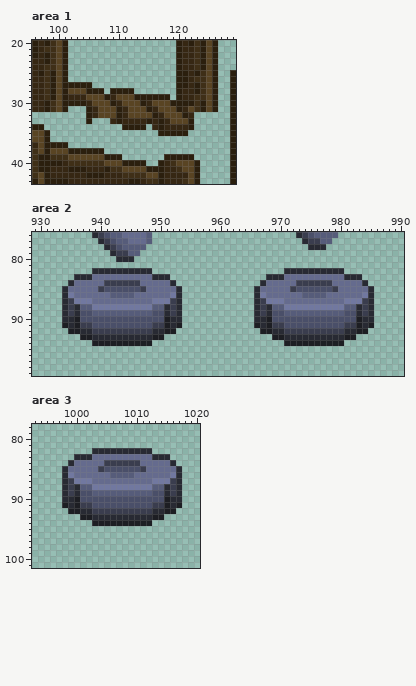
One commit to this pixel-art file: levels/tilesets/blazin_tileset.aseprite. The picture above was drawn from the file before the commit.
1024x512 pixels, 1 frame. Colours within 5 levels of each other are drawn and written as one. Shown: area 1: x 96..129, y 20..43; area 2: x 929..990, y 76..99; area 3: x 993..1020, y 78..101. The commit also changed other parts of the picture, which this record leaves out.
The same view after the edit:
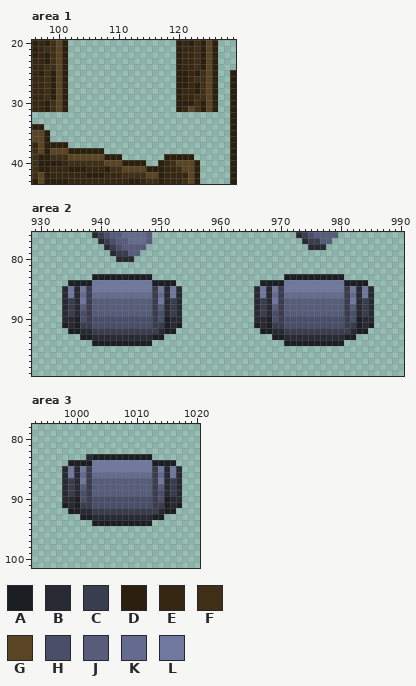
Palette (. is transparent): A #1d1e23  B #282a33  C #3a3d4e  D #2b1f0e  E #362713  F #3f2f17  G #594423  H #4a4f69  J #565c7a  K #656b8e  L #7178a0
Changes in this commit:
--- area 1
@@ x 96..129 @@
 26 EEFDGD..................DDEFFGD..D
-27 EEFDGDDDDD..............DDEDFGD..D
-28 EEFDGDGGGDDD.DDDD.......DEEDFGD..D
-29 EEFDGDEEEGGGDEGGGDDDDDD.DEEFFGD..D
-30 EEDFGDDDDEGGGDEGGGDEGGGDDDDFDGD..D
-31 EEDFGD...DEGGGDEGGGDEGGGDEGFDGD..D
-32 .........DEGGGDEGGGGDEGGGDE......D
-33 .........D...EDEEEEDEDEGGGD......D
-34 DD.............DDDD.EDEEEED......D
-35 GGD..................DDDDD.......D
+27 EEFDGD..................DDEDFGD..D
+28 EEFDGD..................DEEDFGD..D
+29 EEFDGD..................DEEFFGD..D
+30 EEDFGD..................DDDFDGD..D
+31 EEDFGD..................DEGFDGD..D
+32 .................................D
+33 .................................D
+34 DD...............................D
+35 GGD..............................D
 36 GGD..............................D
--- area 2
@@ x 929..990 @@
  81 ..............................................................
- 82 ..........BBBBBBBBBB......................BBBBBBBBBB..........
- 83 .......BBBKKKKKKKKKKBBB................BBBKKKKKKKKKKBBB.......
- 84 ......BKKKKKCCCCCCKKKKKB..............BKKKKKCCCCCCKKKKKB......
- 85 .....BKKKKKCHHHHHHCKKKKKB............BKKKKKCHHHHHHCKKKKKB.....
- 86 .....BLKKKKKKJJJJKKKKKKLB............BLKKKKKKJJJJKKKKKKLB.....
- 87 .....BCLLLKKKKKKKKKKLLLCB............BCLLLKKKKKKKKKKLLLCB.....
- 88 .....BCBJJLLLLLLLLLLJJBCB............BCBJJLLLLLLLLLLJJBCB.....
- 89 .....BCBHHJJJJJJJJJJHHBCB............BCBHHJJJJJJJJJJHHBCB.....
- 90 .....BBAHHHHHHHHHHHHHHABB............BBAHHHHHHHHHHHHHHABB.....
+ 82 ..............................................................
+ 83 ..........AAAAAAAAAA......................AAAAAAAAAA..........
+ 84 ......AAAALLLLLLLLLLAAAA..............AAAALLLLLLLLLLAAAA......
+ 85 .....BLBLCLLLLLLLLLLCLBLB............BLBLCLLLLLLLLLLCLBLB.....
+ 86 .....BLBKCKKKKKKKKKKCKBLB............BLBKCKKKKKKKKKKCKBLB.....
+ 87 .....BCBLCJJJJJJJJJJCLBCB............BCBLCJJJJJJJJJJCLBCB.....
+ 88 .....BCBJCJJJJJJJJJJCJBCB............BCBJCJJJJJJJJJJCJBCB.....
+ 89 .....BCBHCJJJJJJJJJJCHBCB............BCBHCJJJJJJJJJJCHBCB.....
+ 90 .....BBAHCHHHHHHHHHHCHABB............BBAHCHHHHHHHHHHCHABB.....
  91 .....ABACCHHHHHHHHHHCCABA............ABACCHHHHHHHHHHCCABA.....
- 92 ......AABBCCCCCCCCCCBBAA..............AABBCCCCCCCCCCBBAA......
+ 92 ......AABBCCCCCCCCCCCBAA..............AABBCCCCCCCCCCCBAA......
  93 ........AABBBBBBBBBBAA..................AABBBBBBBBBBAA........
--- area 3
@@ x 993..1020 @@
  81 ............................
- 82 ..........BBBBBBBBBB........
- 83 .......BBBKKKKKKKKKKBBB.....
- 84 ......BKKKKKCCCCCCKKKKKB....
- 85 .....BKKKKKCHHHHHHCKKKKKB...
- 86 .....BLKKKKKKJJJJKKKKKKLB...
- 87 .....BCLLLKKKKKKKKKKLLLCB...
- 88 .....BCBJJLLLLLLLLLLJJBCB...
- 89 .....BCBHHJJJJJJJJJJHHBCB...
- 90 .....BBAHHHHHHHHHHHHHHABB...
+ 82 ............................
+ 83 .........BAAAAAAAAAA........
+ 84 ......AAAALLLLLLLLLLAAAA....
+ 85 .....BLBLCLLLLLLLLLLCLBLB...
+ 86 .....BLBKCKKKKKKKKKKCKBLB...
+ 87 .....BCBLCJJJJJJJJJJCLBCB...
+ 88 .....BCBJCJJJJJJJJJJCJBCB...
+ 89 .....BCBHCJJJJJJJJJJCHBCB...
+ 90 .....BBAHCHHHHHHHHHHCHABB...
  91 .....ABACCHHHHHHHHHHCCABA...
- 92 ......AABBCCCCCCCCCCBBAA....
+ 92 ......AABBCCCCCCCCCCCBAA....
  93 ........AABBBBBBBBBBAA......
Changed places in both pictures, as pixel boxes (x1, y1, x2, y2):
erased: (68, 82, 194, 136)
changed: (68, 268, 176, 334)
changed: (260, 268, 368, 334)
changed: (68, 448, 176, 514)
